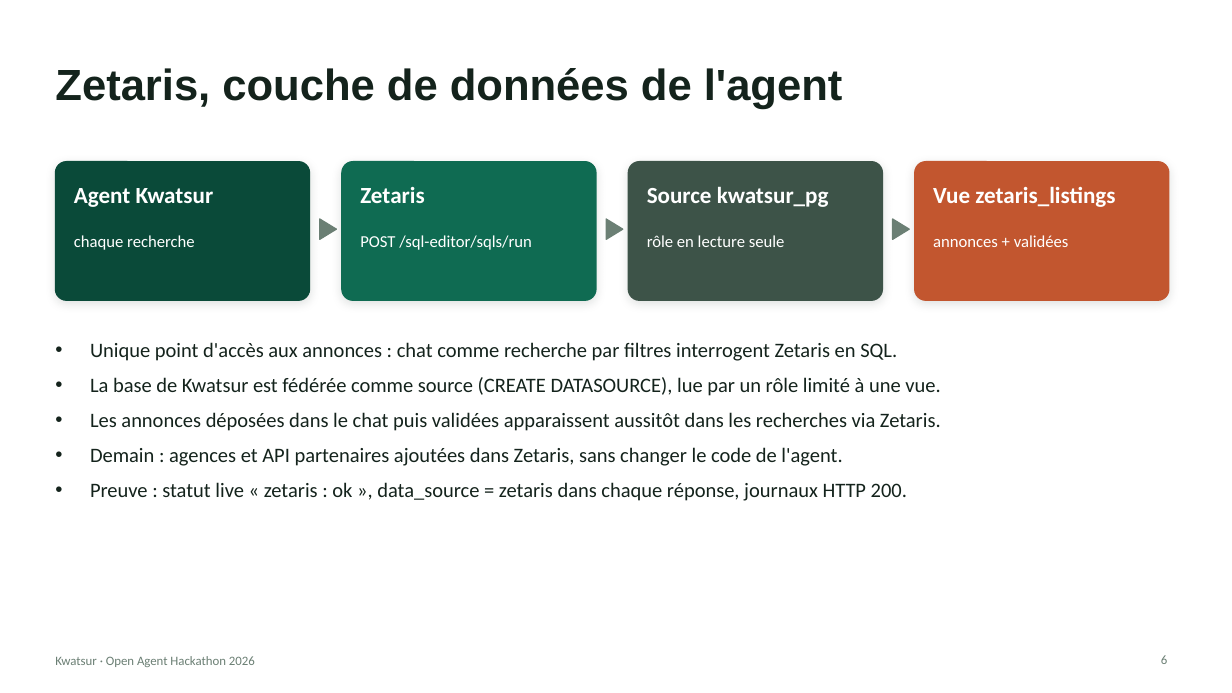
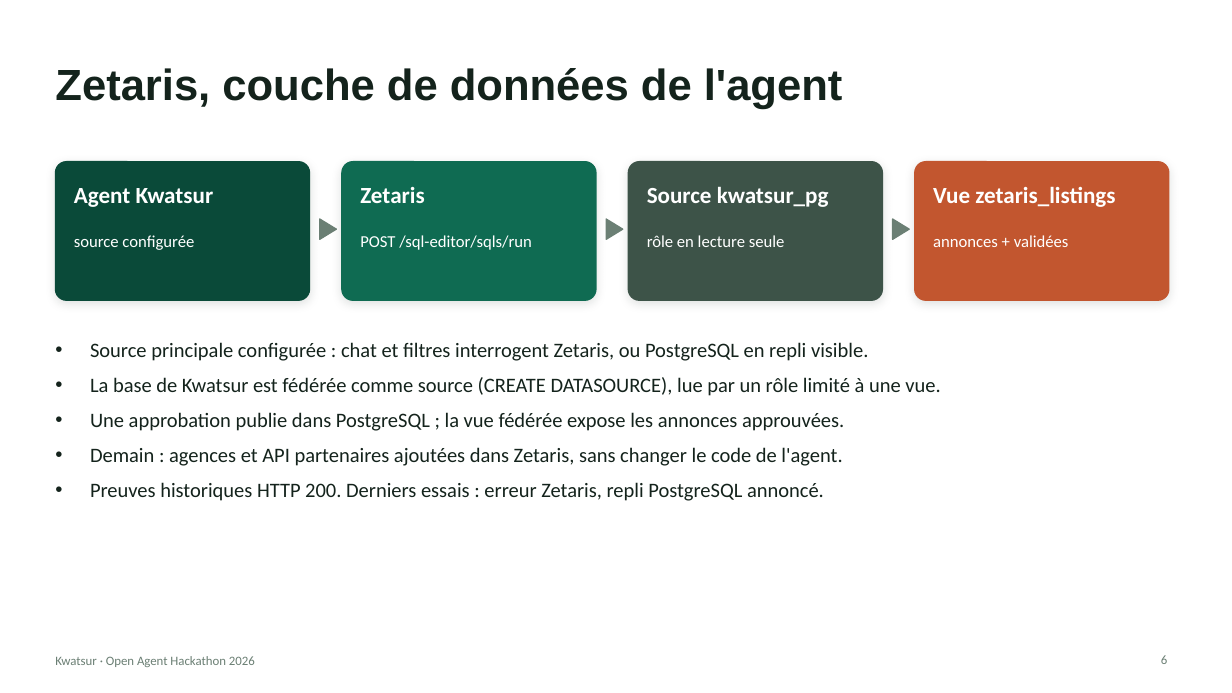
Before and after one commit to saoulforotheruse-tech/kwatsur, a slide deck: slide 6 of docs/doc_a_soumetre_pour_hackathon/04_presentation_kwatsur.pptx. Drawn at 1232x693 pixels with LibreOffice and Linux fonts; fonts in the diff are those of the drawing. Boxes give left, top, right and bottom in pixels: in the first picture for what was removed or moved away, otherwise in the second. Text is boxed around its words. In the diff, an @@ line names an element or a change of style, - is before the commit and + after.

```diff
--- a/docs/doc_a_soumetre_pour_hackathon/04_presentation_kwatsur.pptx
+++ b/docs/doc_a_soumetre_pour_hackathon/04_presentation_kwatsur.pptx
@@ text at [74, 235, 194, 250]: text changed @@
-chaque recherche
+source configurée
@@ text at [90, 342, 868, 361]: text changed @@
-• Unique point d'accès aux annonces : chat comme recherche par filtres interrogent Zetaris en SQL.
+• Source principale configurée : chat et filtres interrogent Zetaris, ou PostgreSQL en repli visible.
@@ text at [90, 412, 844, 431]: text changed @@
-• Les annonces déposées dans le chat puis validées apparaissent aussitôt dans les recherches via Zetaris.
+• Une approbation publie dans PostgreSQL ; la vue fédérée expose les annonces approuvées.
@@ text at [90, 482, 824, 501]: text changed @@
-• Preuve : statut live « zetaris : ok », data_source = zetaris dans chaque réponse, journaux HTTP 200.
+• Preuves historiques HTTP 200. Derniers essais : erreur Zetaris, repli PostgreSQL annoncé.
```
Also in this commit, not shown: 6 other slides changed, 3 slides added, 1 slide removed, 31 other files.
